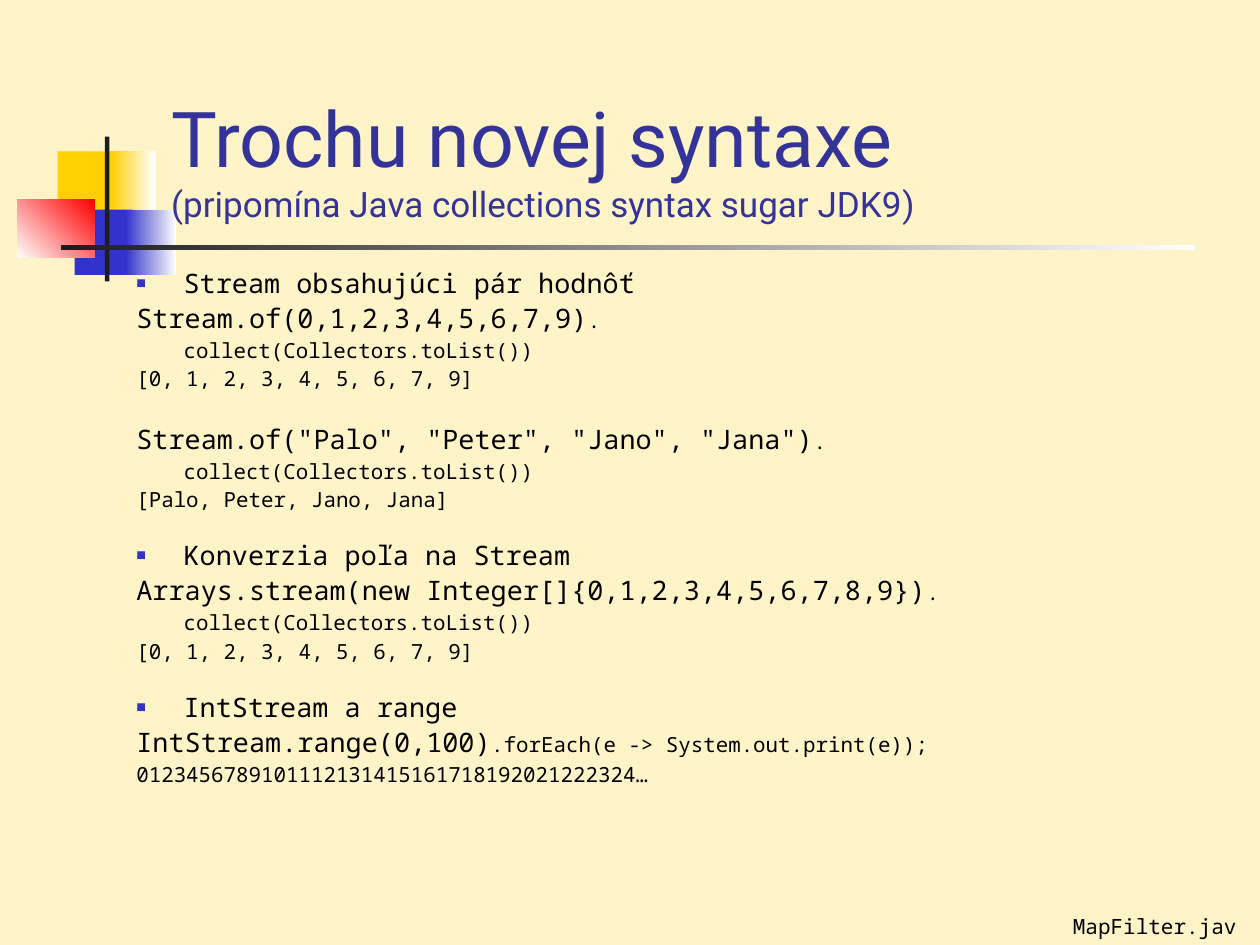
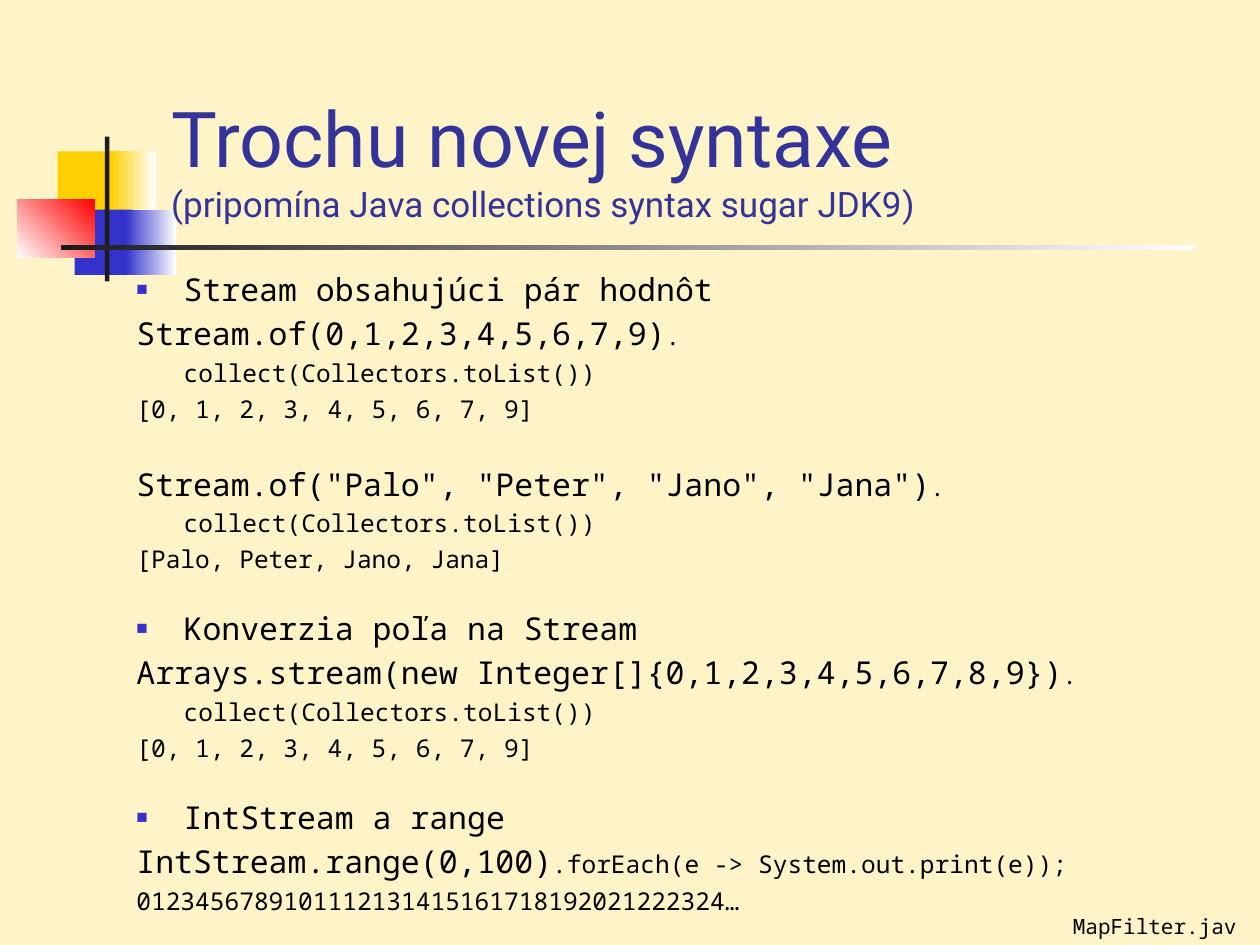
Before and after one commit to Programovanie4/Prednasky, a slide deck: slide 25 of 07/07_java.ppt. Drawn at 1260x945 pixels with LibreOffice and Linux fonts; fonts in the diff are those of the drawing. Boxes give left, top, right and bottom in pixels: in the first picture for what was removed or moved away, otherwise in the second. Text is boxed around its words. In the diff, an @@ line names an element or a change of style, - is before the commit and + after.

```diff
--- a/07/07_java.ppt
+++ b/07/07_java.ppt
@@ text at <box>184,277,712,309</box>: text changed; size 15.3 to 18 pt @@
-■ Stream obsahujúci pár hodnôť
+■ Stream obsahujúci pár hodnôt
@@ text at <box>136,321,1067,911</box>: size 15.3 to 18 pt in "Stream.of(0,1,2,3,4,5,6,7,9).", "Stream.of("Palo", "Peter", "Jano", "Jana").", "Konverzia poľa na Stream", "Arrays.stream(new Integer[]{0,1,2,3,4,5,6,7,8,9})." and 2 more places; size 11.9 to 14 pt in "Stream.of(0,1,2,3,4,5,6,7,9).", "collect(Collectors.toList())", "[0, 1, 2, 3, 4, 5, 6, ...", ""Jana")." and 7 more places; line spacing 0.9 to 1 @@
```
Also in this commit, not shown: 2 other slides changed, 5 slides added, 4 other files.
